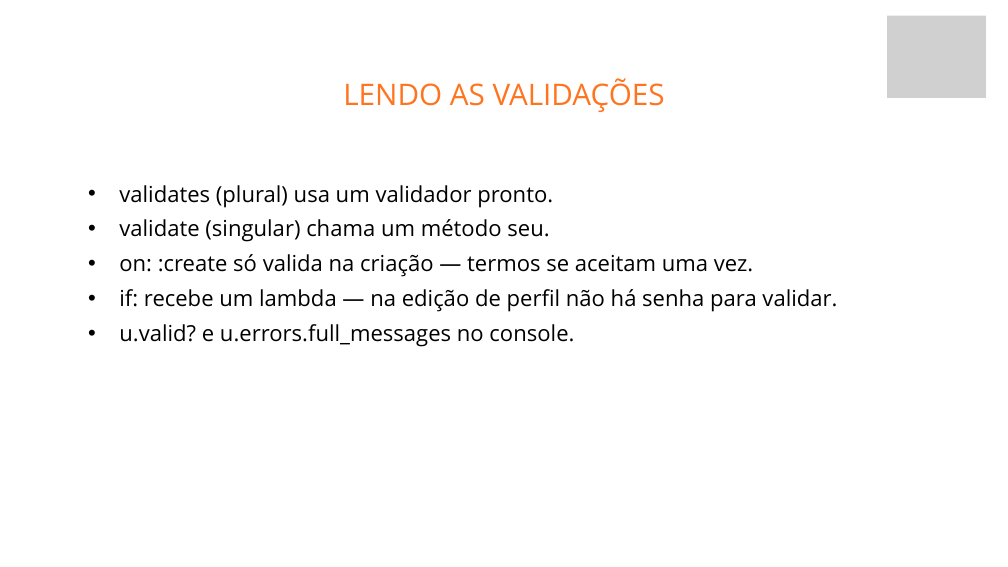
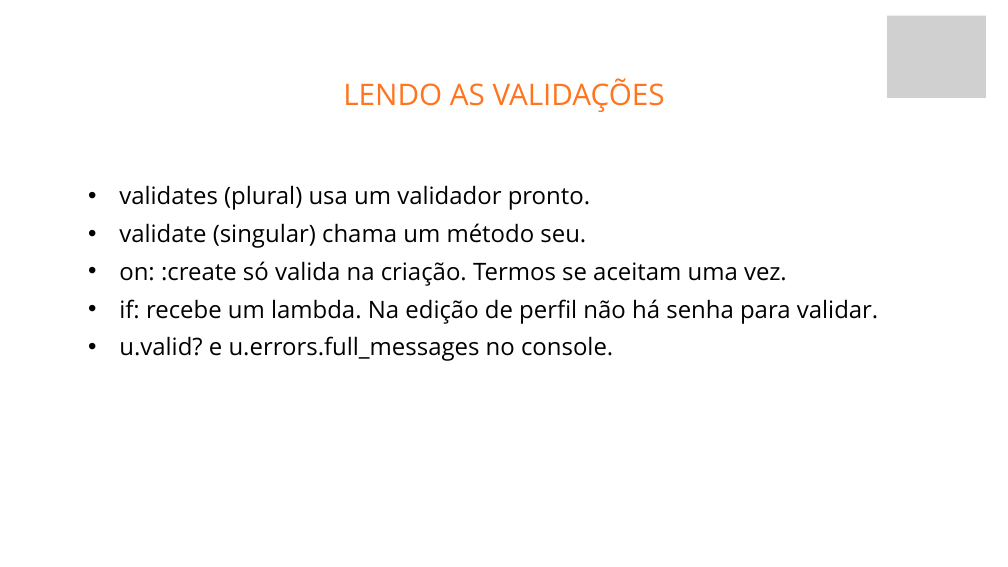
Before and after one commit to fabriciosiqueira08/capacitacao-gabarito, a slide deck: slide 28 of slides/build/aula-02-banco-de-dados-e-activerecord.pptx. Drawn at 1008x567 pixels with LibreOffice and Linux fonts; fonts in the diff are those of the drawing; grey boxes stand for pictures; background and template pictures are left out. Boxes give left, top, right and bottom in pixels: in the first picture for what was removed or moved away, otherwise in the second. Text is boxed around its words. In the diff, an @@ line names an element or a change of style, - is before the commit and + after.

```diff
--- a/slides/build/aula-02-banco-de-dados-e-activerecord.pptx
+++ b/slides/build/aula-02-banco-de-dados-e-activerecord.pptx
@@ text at box(119, 185, 613, 361): size 31.6 to 34.2 pt in "validates (plural) usa um validador pronto.", "validate (singular) chama um método seu.", "u.valid? e u.errors.full_messages no console."; line spacing 49.9pt to 54pt @@
@@ text at box(119, 261, 878, 324): text changed; size 31.6 to 34.2 pt @@
-  • on: :create só valida na criação — termos se aceitam uma vez.
-  • if: recebe um lambda — na edição de perfil não há senha para validar.
+  • on: :create só valida na criação. Termos se aceitam uma vez.
+  • if: recebe um lambda. Na edição de perfil não há senha para validar.
```
Also in this commit, not shown: 6 other slides changed, 7 other files.
